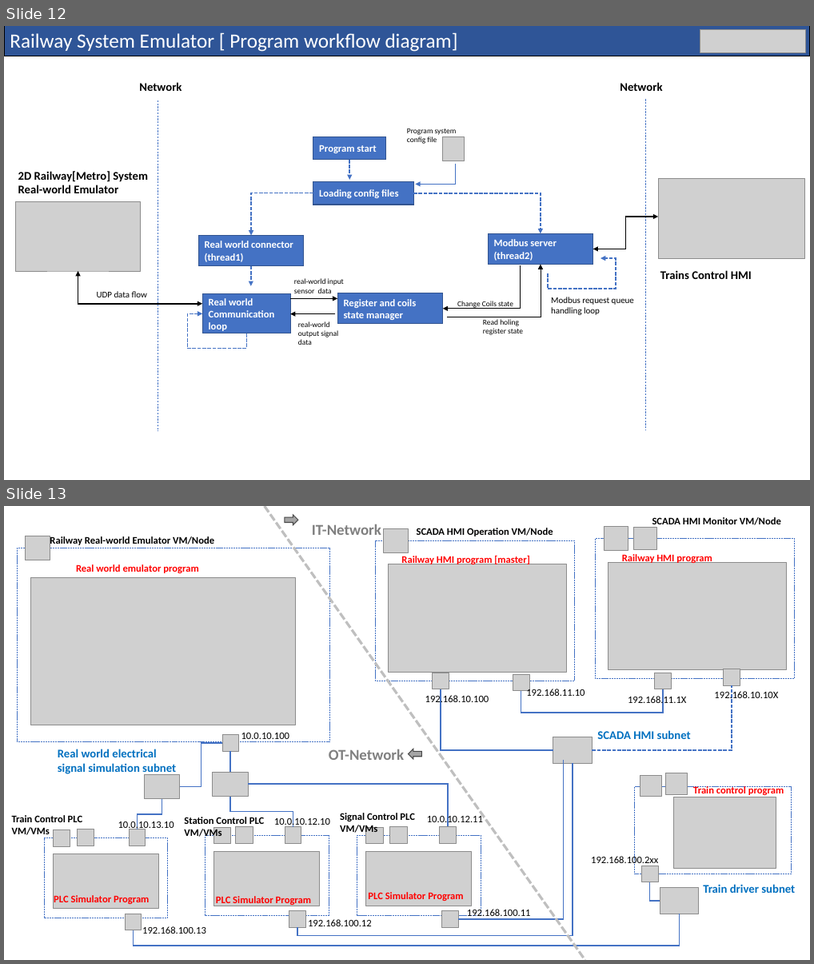
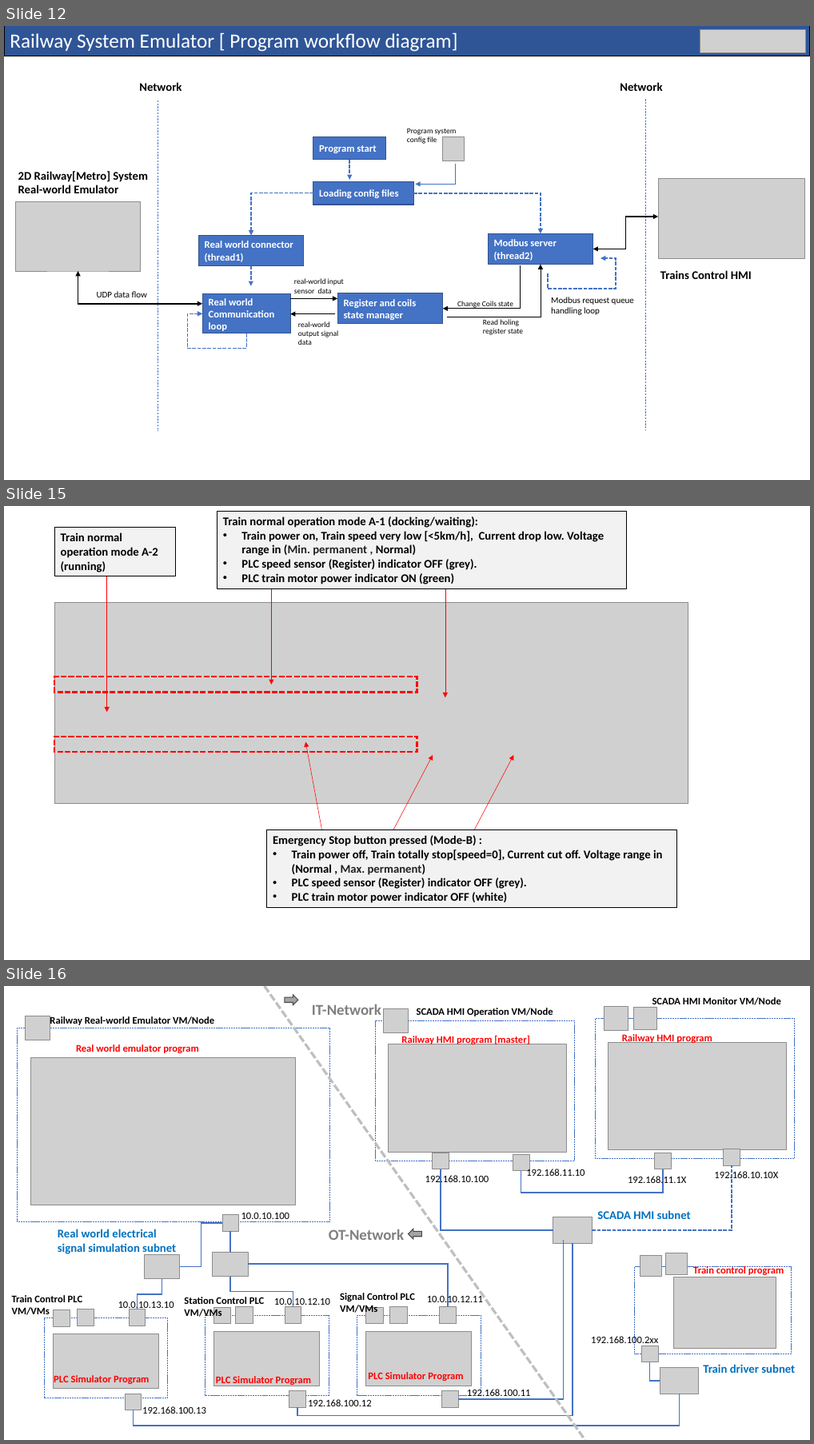
Before and after one commit to mrminhaz87/Railway-IT-OT-Demo, a slide deck: doc/designDoc.pptx. Shown one above the other, each under a label of ours: slides 12 and 13 before the commit, slides 12, 15 and 16 after it; the slides between them are not shown. The pictures are 814x964 and 814x1444 pixels, drawn with LibreOffice and Linux fonts; fonts in the diff are those of the drawing; grey boxes stand for pictures. Boxes give left, top, right and bottom in pixels: in the first picture for what was removed or moved away, otherwise in the second. Text is boxed around its words. In the diff, an @@ line names an element or a change of style, - is before the commit and + after.

Commit message:
Added the Railway System Trains Controller HMI read me file.

```diff
--- a/doc/designDoc.pptx
+++ b/doc/designDoc.pptx
@@ slide 15 added at (4, 506, 810, 960), background #FFFFFF @@
@@ rectangle added at (55, 527, 176, 576), fill #F2F2F2, outline #000000 0.5 pt, 14 pt, text #000000, bold @@
+Train normal operation mode A-2 (running)
@@ rectangle added at (217, 511, 627, 588), fill #F2F2F2, outline #000000 0.5 pt, 14 pt, text #000000, bold @@
+Train normal operation mode A-1 (docking/waiting):
+• Train power on, Train speed very low [<5km/h], Current drop low. Voltage range in (Min. permanent , Normal)
+• PLC speed sensor (Register) indicator OFF (grey).
+• PLC train motor power indicator ON (green)
@@ arrow added from (107, 576) to (107, 712), #FF0000 0.5 pt @@
@@ arrow added from (271, 588) to (271, 684), #FF0000 0.5 pt @@
@@ arrow added from (446, 581) to (446, 697), #FF0000 0.5 pt @@
@@ picture added at (55, 603, 689, 803) @@
@@ rectangle added at (55, 676, 418, 692), outline #FF0000 2.25 pt dashed @@
@@ rectangle added at (55, 736, 418, 752), outline #FF0000 2.25 pt dashed @@
@@ arrow added from (326, 850) to (306, 742), #FF0000 0.5 pt @@
@@ arrow added from (383, 850) to (433, 755), #FF0000 0.5 pt @@
@@ arrow added from (464, 850) to (514, 755), #FF0000 0.5 pt @@
@@ rectangle added at (267, 830, 678, 907), fill #F2F2F2, outline #000000 0.5 pt, 14 pt, text #000000, bold @@
+Emergency Stop button pressed (Mode-B) :
+• Train power off, Train totally stop[speed=0], Current cut off. Voltage range in (Normal , Max. permanent)
+• PLC speed sensor (Register) indicator OFF (grey).
+• PLC train motor power indicator OFF (white)
@@ what was slide 13 is now slide 16 @@
```
Also in this commit, not shown: 2 other slides added, 11 other files.
